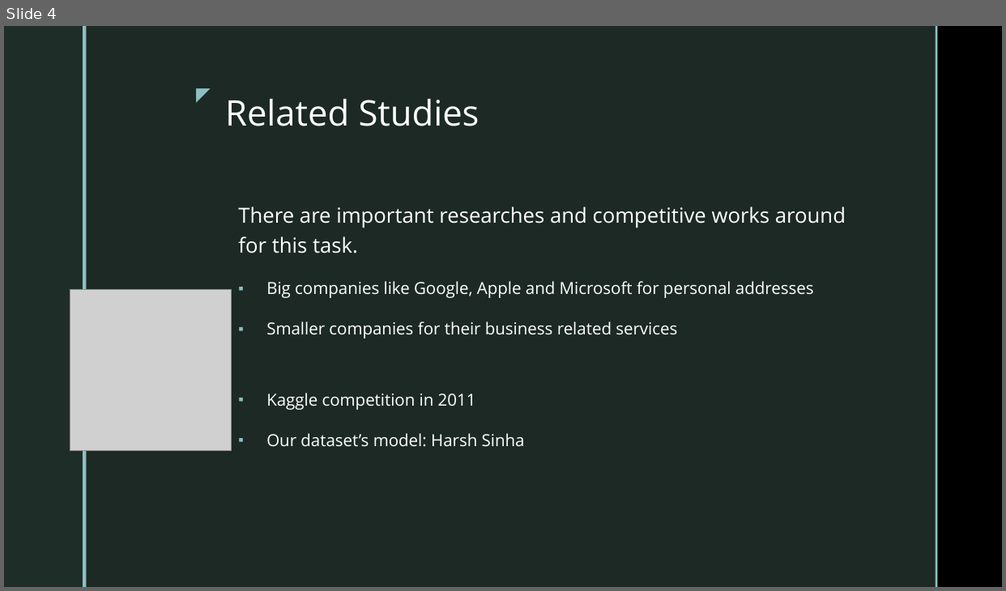
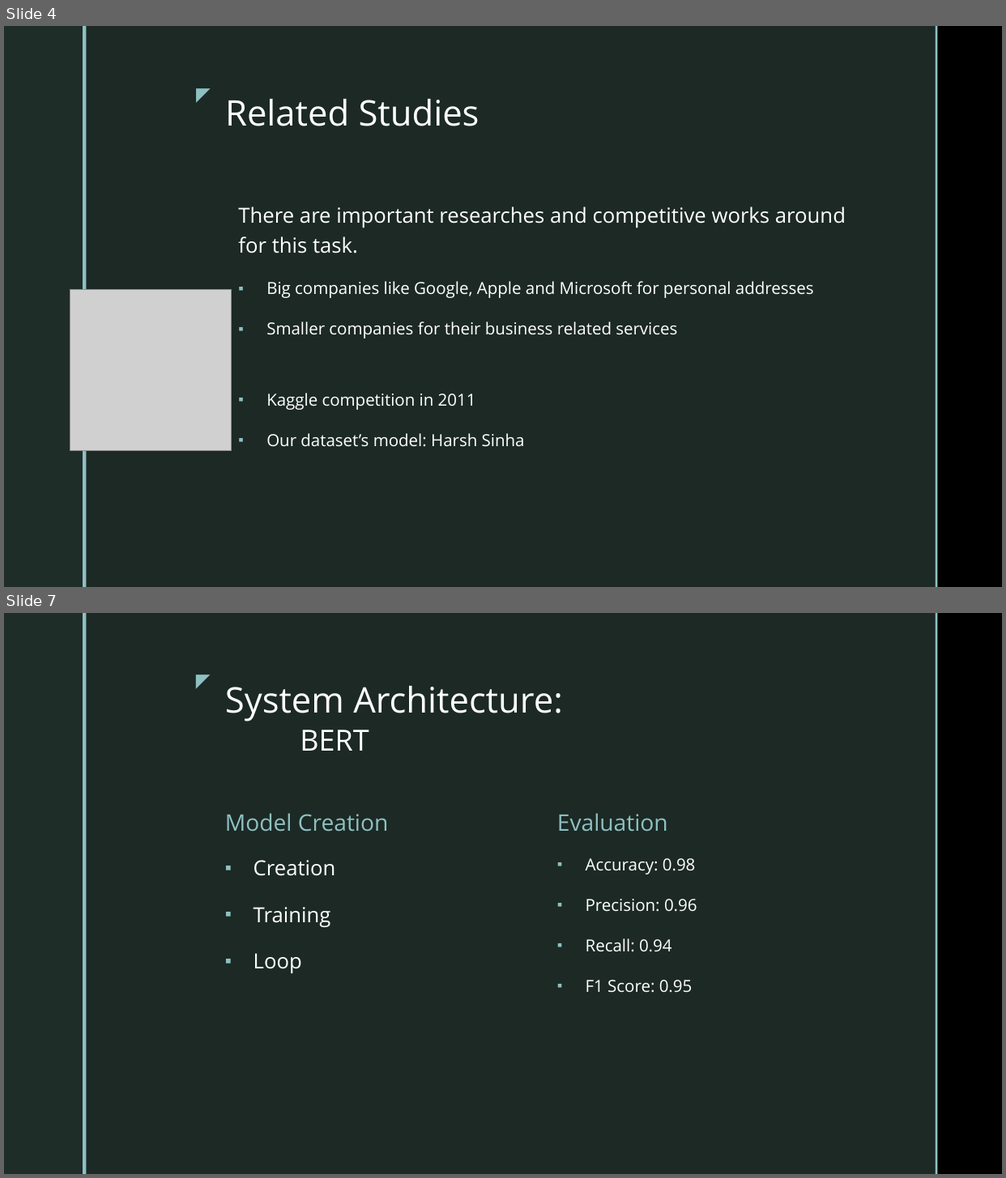
Before and after one commit to abdullahbilici/E-mail-Spam-Classification, a slide deck: Presentation and Report/Presentation.pptx. Shown one above the other, each under a label of ours: slide 4 before the commit, slides 4 and 7 after it; the slides between them are not shown. The pictures are 1006x591 and 1006x1178 pixels, drawn with LibreOffice and Linux fonts; fonts in the diff are those of the drawing; grey boxes stand for pictures; background and template pictures are left out. Boxes give left, top, right and bottom in pixels: in the first picture for what was removed or moved away, otherwise in the second. Text is boxed around its words. In the diff, an @@ line names an element or a change of style, - is before the commit and + after.

```diff
--- a/Presentation and Report/Presentation.pptx
+++ b/Presentation and Report/Presentation.pptx
@@ slide 7 added at (x1=4, y1=613, x2=1002, y2=1174), background picture (left out); not listed: 5 template elements that a slide beside it also shows @@
@@ title added at (x1=225, y1=686, x2=563, y2=751), 34 pt, text #FFFFFF @@
+System Architecture:
+BERT
@@ text added at (x1=225, y1=813, x2=389, y2=832), 22 pt, text #8EC0C1 @@
+Model Creation
@@ text added at (x1=557, y1=813, x2=668, y2=831), 22 pt, text #8EC0C1 @@
+Evaluation
@@ text added at (x1=253, y1=860, x2=336, y2=973), 20 pt, text #FFFFFF @@
+▪ Creation
+▪ Training
+▪ Loop
@@ text added at (x1=586, y1=858, x2=697, y2=993), 16 pt, text #FFFFFF @@
+▪ Accuracy: 0.98
+▪ Precision: 0.96
+▪ Recall: 0.94
+▪ F1 Score: 0.95
```
Also in this commit, not shown: 1 slide changed, 5 other slides added, 1 slide removed, 1 other file.
